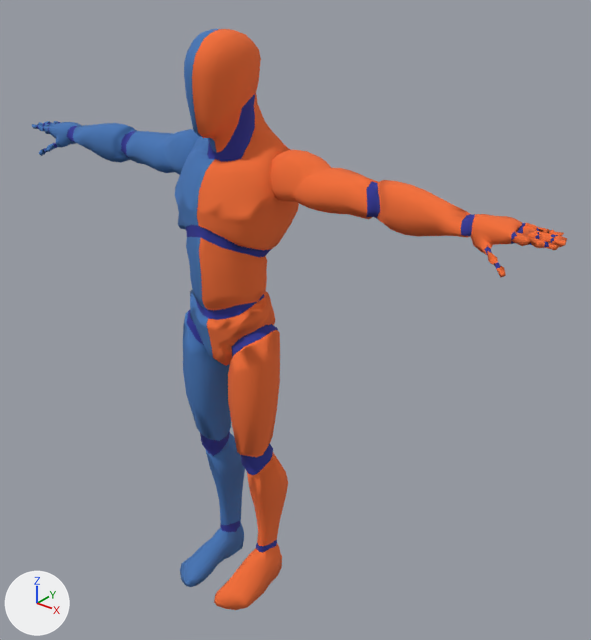
A saved change to the Blender file rig-variations/human-base.blend.
One viewpoint serves both versions: a camera (50 mm lens) standing at (1.57, -1.66, 2.08) and looking at (0.14, 0.13, 0.97). Arrows for +X, +Y and +Z are at lower left; the lights stay in place. The first picture is the older version.

The first picture shows 'Mannequin'.
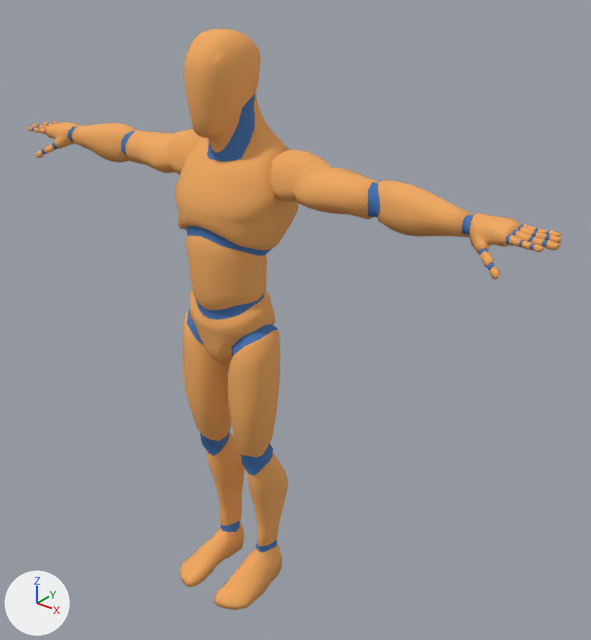
Where the change shows, as pixel boxes (x1, y1, x2, y2) in the pictures (591 x 640 px):
'Mannequin', reshaped: before (32, 29, 567, 610); after (27, 29, 562, 610)
part 1 of me_mannequin_001, added: after (533, 244, 545, 252)
part 2 of me_mannequin_001, added: after (36, 150, 45, 158)
part 3 of me_mannequin_001, added: after (522, 241, 533, 250)
part 4 of me_mannequin_001, built on: before (32, 121, 567, 365); after (32, 121, 562, 365)
part 5 of me_mannequin_001, reshaped: before (263, 530, 272, 550); after (220, 507, 280, 561)
part 6 of me_mannequin_001, added: after (209, 407, 231, 445)
part 7 of me_mannequin_001, recoloured (lighter): (73, 29, 494, 610) in both

Diff of the bpy script that builds the scene:
```diff
--- a/rig-variations/human-base.blend.py
+++ b/rig-variations/human-base.blend.py
@@ img_color_palette_001 @@
+img_color_palette_001 = load_image('color-palette.001', '_unpacked/color-palette.001', 499, 500, 'sRGB')
@@ mat_main @@
+mat_main = principled_material('Main')
+mat_main.texture = img_color_palette_001
+mat_main.roughness = 1.0
@@ me_mannequin_001 @@
 # used by ob_mannequin; location = (0.0, 0.0, 0.0)
-me_mannequin_001.from_pydata(...)  # 2434 vertices, 5282 faces; spans x -0.97..0.97, y -0.21..0.16, z 0.0..1.83
+me_mannequin_001.from_pydata(...)  # 7011 vertices, 13757 faces; spans x -0.97..0.97, y -0.21..0.16, z 0.0..1.83
+# me_mannequin_001 part 1: a new loose piece of 44 vertices spanning x 0.92..0.94, y -0.01..0.01, z 1.43..1.44, in mat_main (picture img_color_palette_001)
+# me_mannequin_001 part 2: a new loose piece of 44 vertices spanning x -0.86..-0.84, y -0.04..-0.01, z 1.35..1.38, in mat_main (picture img_color_palette_001)
+# me_mannequin_001 part 3: a new loose piece of 34 vertices spanning x 0.89..0.92, y 0.0..0.02, z 1.42..1.44, in mat_main (picture img_color_palette_001)
+# me_mannequin_001 part 4: 172 vertices moved within x -0.97..0.97, y -0.02..0.11, z 1.36..1.46; 269 vertices removed from x -0.97..0.97, y -0.12..0.12, z 0.86..1.49; 4332 vertices added at x -0.97..0.97, y -0.13..0.11, z 0.85..1.67
+# me_mannequin_001 part 5: 2 vertices removed from x -0.11..0.11, y 0.02, z 0.13; 44 vertices added at x -0.11..0.11, y 0.0..0.09, z 0.01..0.14
+# me_mannequin_001 part 6: 4 vertices added at x -0.05..0.05, y -0.03..0.0, z 0.52..0.53
+# me_mannequin_001 part 7: 3209 faces spanning x -0.9..0.81, y -0.21..0.16, z 0.0..1.83 switch from mat_m_main_001 (picture img_color_palette) to mat_main (picture img_color_palette_001)
+# other edits to the shape of me_mannequin_001 do not show in these pictures
```
